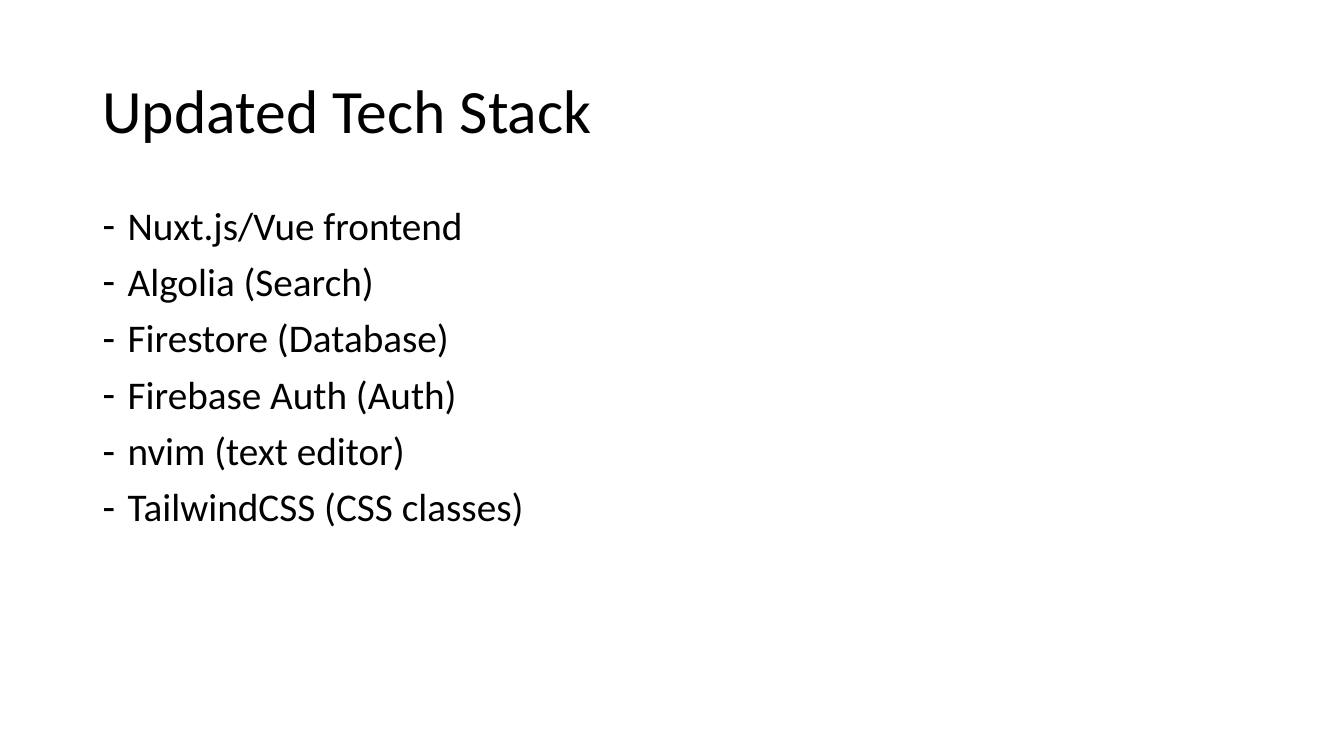
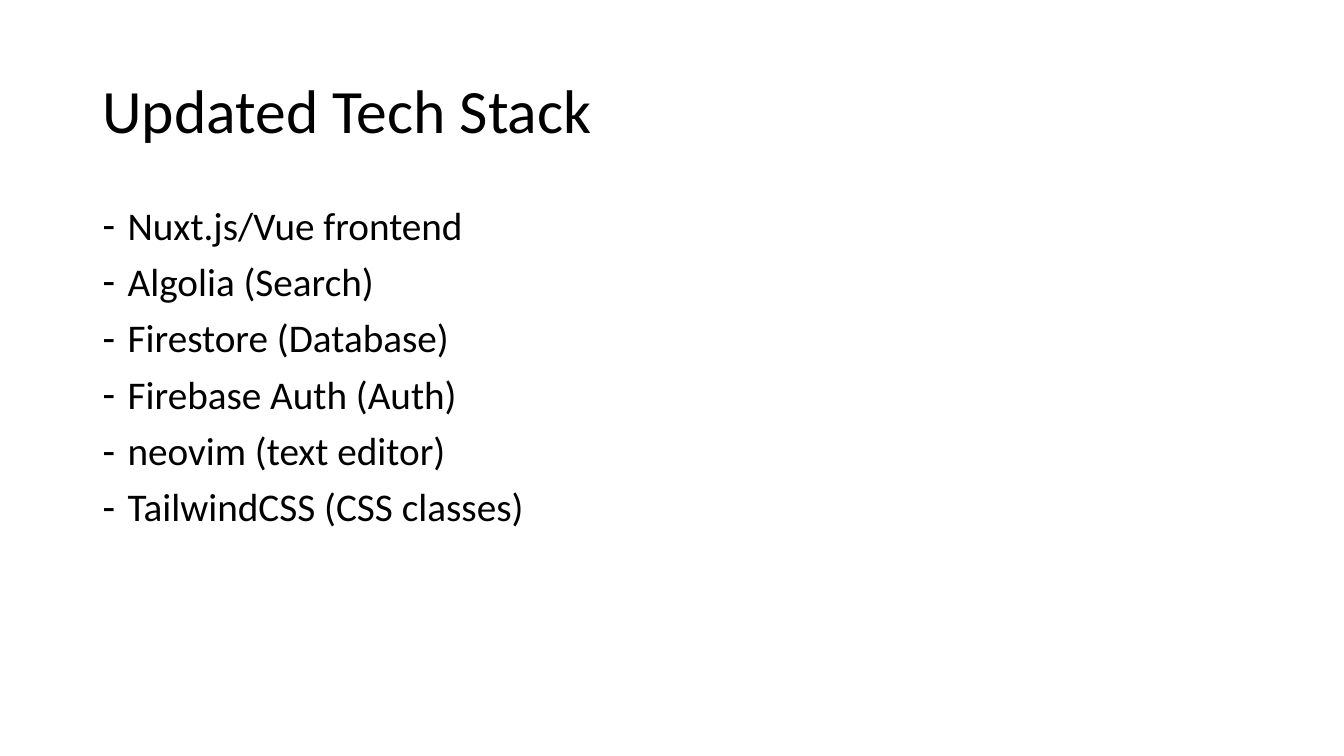
Before and after one commit to Skyward176/UnnamedFitnessApp, a slide deck: slide 7 of Documentation/Presentations/Presentation3.pptx (slide 8 before the commit). Drawn at 1344x756 pixels with LibreOffice and Linux fonts; fonts in the diff are those of the drawing. Boxes give left, top, right and bottom in pixels: in the first picture for what was removed or moved away, otherwise in the second. Text is boxed around its words. In the diff, an @@ line names an element or a change of style, - is before the commit and + after.

```diff
--- a/Documentation/Presentations/Presentation3.pptx
+++ b/Documentation/Presentations/Presentation3.pptx
@@ text at [128, 436, 445, 471]: text changed @@
-– nvim (text editor)
+– neovim (text editor)
```
Also in this commit, not shown: 1 other slide changed, 1 slide added, 1 other file.
